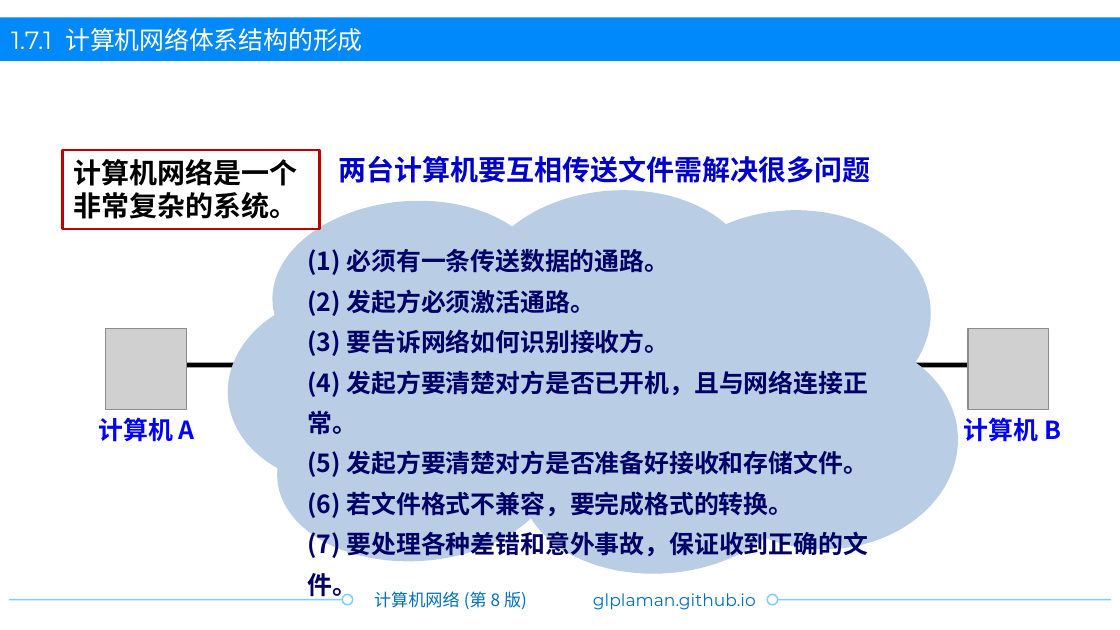
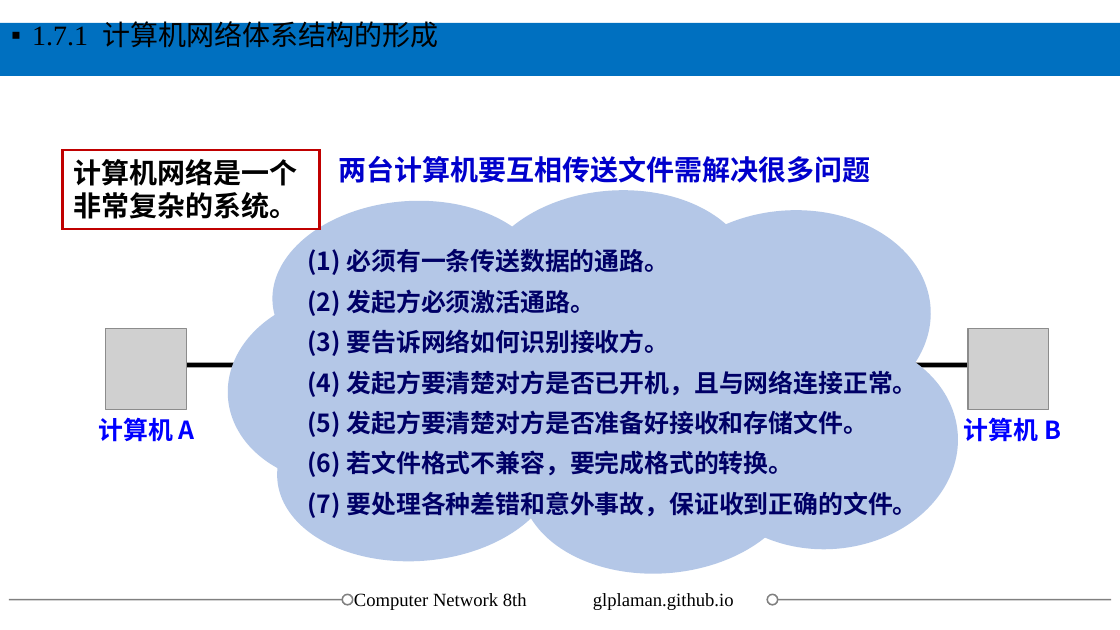
Before and after one commit to glplaman/glplaman.github.io, a slide deck: slide 97 of network/ppt/chap1.pptx. Drawn at 1120x630 pixels with LibreOffice and Linux fonts; fonts in the diff are those of the drawing; grey boxes stand for pictures; background and template pictures are left out. Boxes give left, top, right and bottom in pixels: in the first picture for what was removed or moved away, otherwise in the second. Text is boxed around its words. In the diff, an @@ line names an element or a change of style, - is before the commit and + after.

```diff
--- a/network/ppt/chap1.pptx
+++ b/network/ppt/chap1.pptx
@@ text "1.7.1 计算机网络体系结构的形成" at [32,18,438,48]: size 16 to 18 pt, font Montserrat to Times New Roman, text colour #FFFFFF to #000000; bullet none to ▪; line spacing 1 to 0.8; more space between paragraphs; vertical alignment middle to top @@
@@ rectangle: place and size @@
-rectangle at [0,18,1120,62]
+rectangle at [0,24,1120,76]
@@ rectangle at [0,24,1120,76]: fill #0089FA to #0070C0 @@
@@ fill #B9CDE5 to #B4C7E7 in 6 elements at [690,328,966,558], [221,285,475,494], [642,200,938,435], [513,368,808,584], [270,366,564,571], [239,212,905,535] @@
@@ line (9, 599) - (353, 599): stroke #84CFF5 1 pt to #808080 1 pt @@
@@ ellipse at [343,595,353,605]: outline #84CFF5 1 pt to #808080 1 pt @@
@@ text added at [354,593,527,610], 12 pt, text #000000 @@
+Computer Network 8th
@@ text removed at [374,591,527,610] @@
-计算机网络 (第 8 版)
@@ text "glplaman.github.io" at [593,593,734,610]: size 11 to 12 pt, font Montserrat to Times New Roman, text colour #0070C0 to #000000 @@
@@ ellipse at [767,595,777,605]: outline #84CFF5 1 pt to #808080 1 pt @@
@@ line (767, 599) - (1111, 599): stroke #84CFF5 1 pt to #808080 1 pt @@
```
Also in this commit, not shown: 149 other slides changed, 22 other files.
